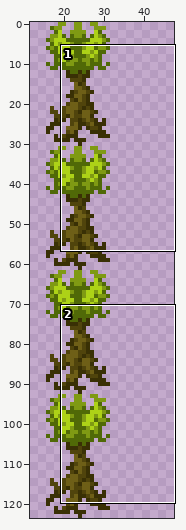
Sprite sheet: Graphics/Characters/!$Tree.png. Above, an overview of the earlier version with the close-up marked.
Close-up. As it was:
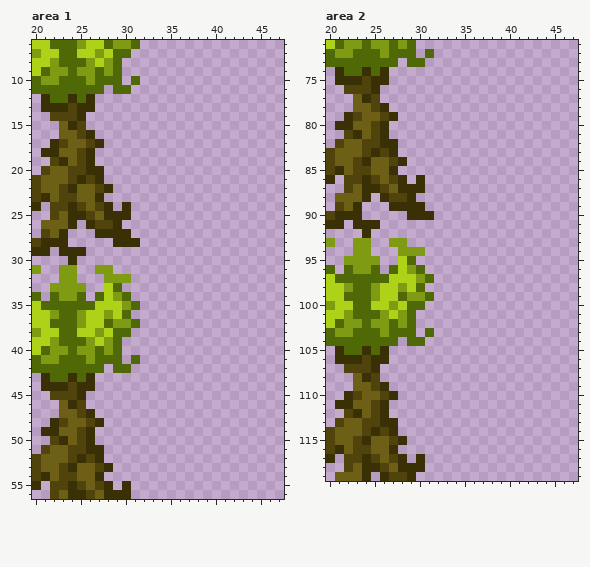
The file is 48x124 pixels. Shown: area 1: x 20..47, y 6..56; area 2: x 20..47, y 71..119. The wide view leaves out empty margins.
After:
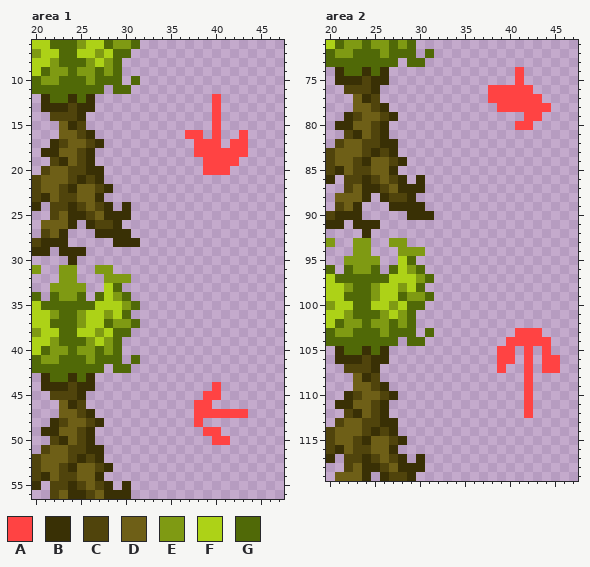
Palette (. is transparent): A #ff4343  B #393005  C #50440c  D #6e5f17  E #7f9a13  F #add217  G #506907
What changed:
Area 1:
y 12..15: x 40 . -> A
y 16: x 37..38 .. -> AA; x 40 . -> A; x 43 . -> A
y 17: x 38..40 ... -> AAA; x 42..43 .. -> AA
y 18: x 38..43 ...... -> AAAAAA
y 19: x 39..42 .... -> AAAA
y 20: x 39..41 ... -> AAA
y 44: x 40 . -> A
y 45: x 39..40 .. -> AA
y 46: x 38..39 .. -> AA
y 47: x 38..43 ...... -> AAAAAA
y 48: x 38 . -> A
y 49: x 39..40 .. -> AA
y 50: x 40..41 .. -> AA
Area 2:
y 74..75: x 41 . -> A
y 76: x 38..42 ..... -> AAAAA
y 77: x 38..43 ...... -> AAAAAA
y 78: x 39..44 ...... -> AAAAAA
y 79: x 42..43 .. -> AA
y 80: x 41..42 .. -> AA
y 103: x 41..43 ... -> AAA
y 104: x 40..44 ..... -> AAAAA
y 105: x 39..40 .. -> AA; x 42 . -> A; x 44 . -> A
y 106: x 39..40 .. -> AA; x 42 . -> A; x 44..45 .. -> AA
y 107: x 39 . -> A; x 42 . -> A; x 44..45 .. -> AA
y 108..112: x 42 . -> A
Pixel boxes of the changes (left, top, right, bottom) in both close-ups:
added: (185, 94, 248, 175)
added: (194, 382, 248, 445)
added: (488, 67, 551, 130)
added: (497, 328, 560, 418)
